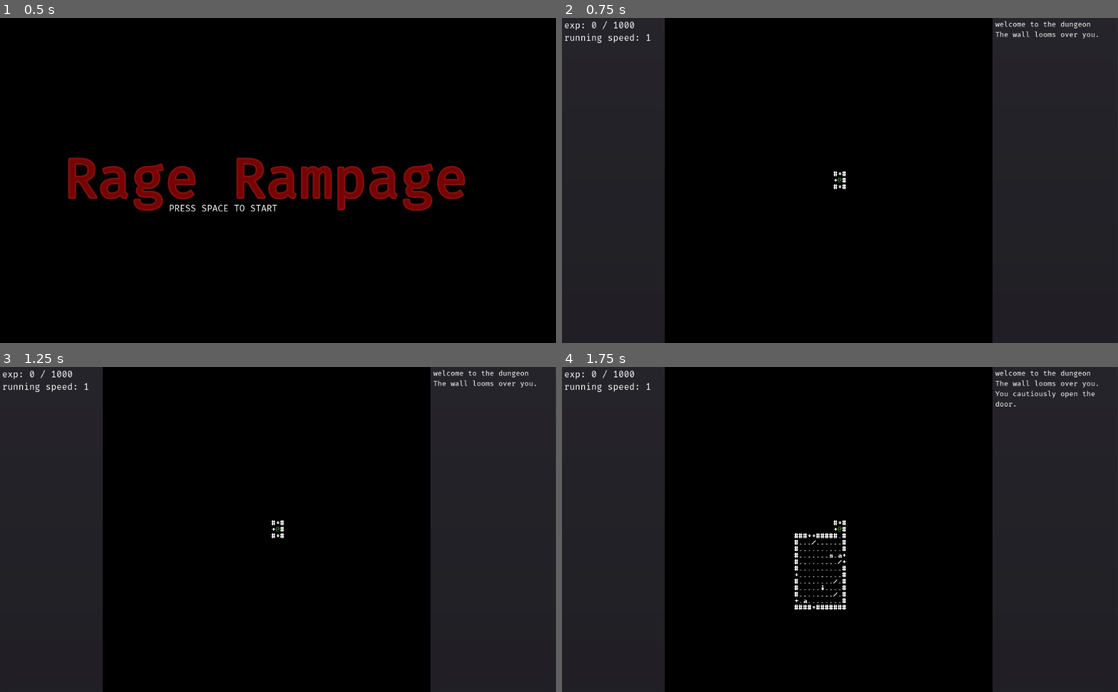
Above: before the commit, frames 1-4 (two rows, left to right).
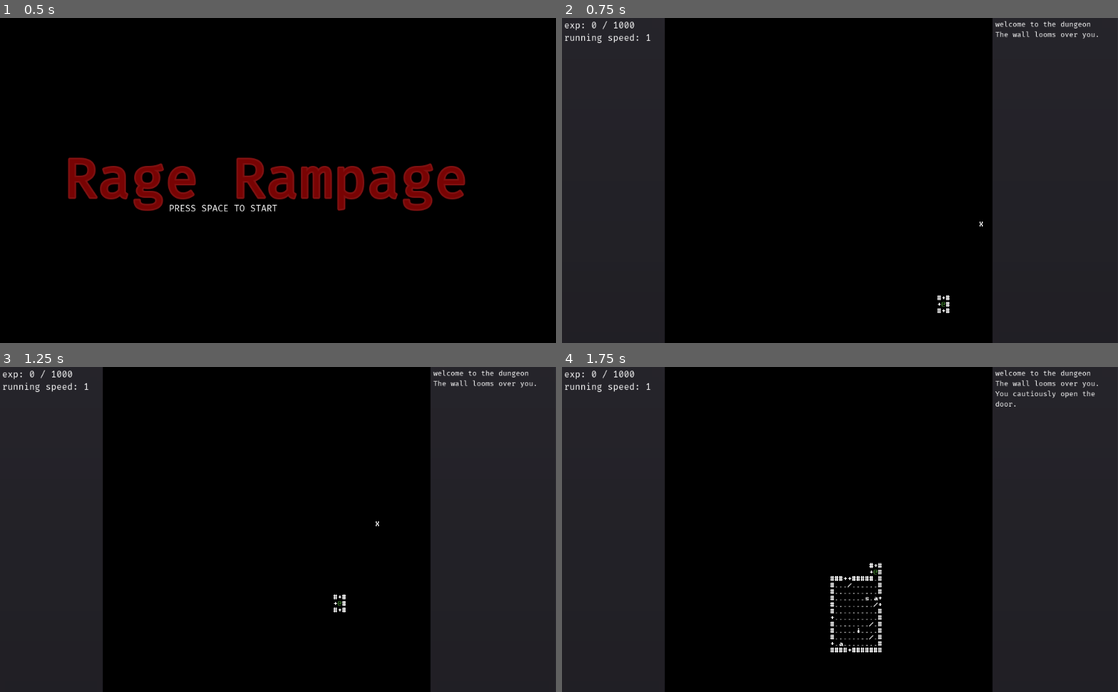
Above: after the commit, the same moments.

Repository: redxaxder/7DRL2022
Game: Godot game, scene res://scenes/root.tscn
Two runs of this game, one before a commit and one after it. Both use one fixed random seed, a clock stepped at 60 frames per second and the inputs below.
Inputs:
- Up to frame 1 (0.5 s): no input
- Up to frame 2 (0.75 s): tap Space (action) at 0.5 s; hold Right (right) from 0.53 s (still down); hold . (pass) from 0.53 s (still down)
- Up to frame 3 (1.25 s): keep holding Right (right); keep holding . (pass)
- Up to frame 4 (1.75 s): release Right (right) at 1.28 s; release . (pass) at 1.28 s; hold Down (down) from 1.28 s (still down); tap Space (action) at 1.35 s; tap . (pass) at 1.55 s

Frame 1 is identical in both runs. In frame 2, 0.1% of the frame differs, in the area x 48-76%, y 47-91%; in frame 3, 0.1%; in frame 4, 1.2%, in the area x 41-58%, y 47-88%.

Commit message:
smooth camera

Diff:
--- a/scenes/run.gd
+++ b/scenes/run.gd
@@ -102,7 +102,8 @@
 				did_attack = pc.try_attack(dir, true)
 				acted = did_attack
 				acted = pc.try_kick_furniture(dir) || acted
-				var did_move = pc.try_move(dir, run_multiplier)
+				var anim_multiplier = 0.5 + run_multiplier / 2.0
+				var did_move = pc.try_move(dir, anim_multiplier)
 				acted = did_move || acted
 				if did_move:
 					var items = locationService.lookup(p, constants.PICKUPS)
@@ -165,19 +166,6 @@
 	$hud/status_panel/status.text = status_text
 
 
-func scale(v: Vector2, s: float) -> Vector2:
-	return Vector2(v.x * s, v.y*s)
-
-func update_pan(dir) -> void:
-	var pan := DIR.dir_to_vec(dir)
-
-	if abs(pan.x) > 0: # vary pan dist based on tile dimension
-		pan = scale(pan, SCREEN.TILE_WIDTH)
-	else:
-		pan = scale(pan, SCREEN.TILE_HEIGHT)
-	var ppos = pc.get_pos()
-	$camera.position = SCREEN.dungeon_to_screen(ppos.x, ppos.y) + pan
-
 var DeathModal: PackedScene = preload("res://scenes/DeathModal.tscn")
 func _handle_death():
 	combatLog.say("You have died.")
@@ -208,6 +196,32 @@
 	if pc.experience > pc.experience_needed:
 		do_level_up()
 
+var camera_offset: Vector2 = Vector2(0,0)
+var camera_target: Vector2 = Vector2(0,0)
 func _process(delta):
 	if block_input > 0:
 		block_input = max(block_input - delta, 0)
+	if camera_offset.length() > 0:
+		camera_offset = camera_offset * pow(0.4,delta)
+		camera_offset = camera_offset.move_toward(Vector2(0,0), SCREEN.TILE_HEIGHT * delta * 2)
+	$camera.position = camera_target + camera_offset
+
+func scale(v: Vector2, s: float) -> Vector2:
+	return Vector2(v.x * s, v.y*s)
+
+func update_pan(dir) -> void:
+	var pan := DIR.dir_to_vec(dir)
+	var run
+	if pc.run_dir >= 0 and pc.run_speed >= 1:
+		run = min(pc.run_speed + 1, pc.max_run_speed)
+	else:
+		run = 1
+	if abs(pan.x) > 0: # vary pan dist based on tile dimension
+		pan = pan * (SCREEN.TILE_WIDTH * run)
+	else:
+		pan = pan * (SCREEN.TILE_HEIGHT * run)
+	var old_target = camera_target
+	var ppos = pc.get_pos()
+	var new_target = SCREEN.dungeon_to_screen(ppos.x, ppos.y) + pan
+	camera_offset += old_target - new_target
+	camera_target = new_target
--- a/scenes/run.tscn
+++ b/scenes/run.tscn
@@ -10,6 +10,7 @@
 [ext_resource path="res://scenes/log.gd" type="Script" id=8]
 [ext_resource path="res://resources/light.png" type="Texture" id=9]
 [ext_resource path="res://scenes/camera.gd" type="Script" id=10]
+[ext_resource path="res://sprites/attack_indicator.tscn" type="PackedScene" id=11]
 
 [sub_resource type="DynamicFont" id=1]
 font_data = ExtResource( 7 )
@@ -24,6 +25,9 @@
 
 [node name="pc" parent="." instance=ExtResource( 2 )]
 position = Vector2( 268.288, 92.4556 )
+
+[node name="attack" parent="." instance=ExtResource( 11 )]
+position = Vector2( 309.075, 140.81 )
 
 [node name="terrain" type="Node2D" parent="."]
 script = ExtResource( 3 )
@@ -95,6 +99,7 @@
 }
 
 [node name="fatigue_mask" type="Panel" parent="hud"]
+visible = false
 modulate = Color( 1, 0.858824, 0.0862745, 0.34902 )
 anchor_left = 0.004
 anchor_right = 1.002
@@ -110,6 +115,7 @@
 [node name="Scheduler" parent="." instance=ExtResource( 5 )]
 
 [node name="camera" type="Camera2D" parent="."]
+visible = false
 position = Vector2( 511.621, 287.994 )
 current = true
 script = ExtResource( 10 )
--- /dev/null
+++ b/sprites/attack_indicator.gd
@@ -0,0 +1,11 @@
+extends Sprite
+
+var lifetime = 1.0
+
+func _ready():
+	pass # Replace with function body.
+
+func _process(delta):
+	lifetime -= delta
+	if lifetime <= 0:
+		queue_free()
--- /dev/null
+++ b/sprites/attack_indicator.tscn
@@ -0,0 +1,19 @@
+[gd_scene load_steps=5 format=2]
+
+[ext_resource path="res://resources/curses_8_12.png" type="Texture" id=1]
+[ext_resource path="res://sprites/backstop.tscn" type="PackedScene" id=2]
+[ext_resource path="res://sprites/attack_indicator.gd" type="Script" id=3]
+
+[sub_resource type="AtlasTexture" id=1]
+atlas = ExtResource( 1 )
+region = Rect2( 64, 60, 8, 12 )
+
+[node name="attack" type="Sprite"]
+z_index = 20
+texture = SubResource( 1 )
+script = ExtResource( 3 )
+
+[node name="backstop" parent="." instance=ExtResource( 2 )]
+position = Vector2( 7.62939e-06, -3.8147e-06 )
+z_index = -1
+z_as_relative = true
Not shown: 1 places in scenes/run.tscn that only renumber resources
